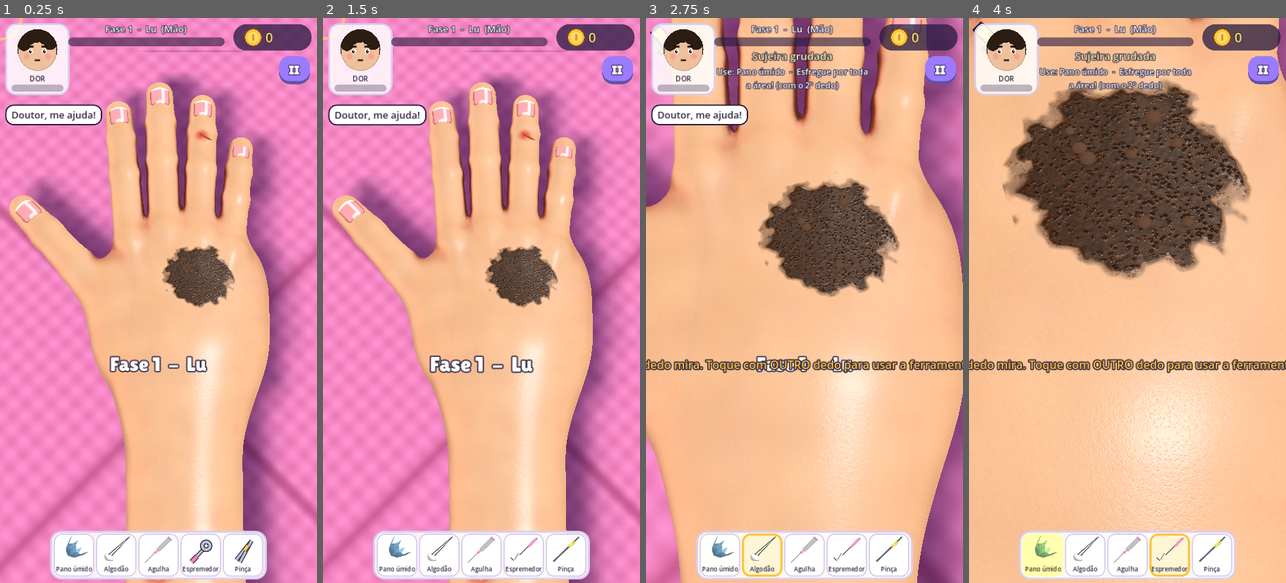
Above: before the commit, frames 1-4 (left to right).
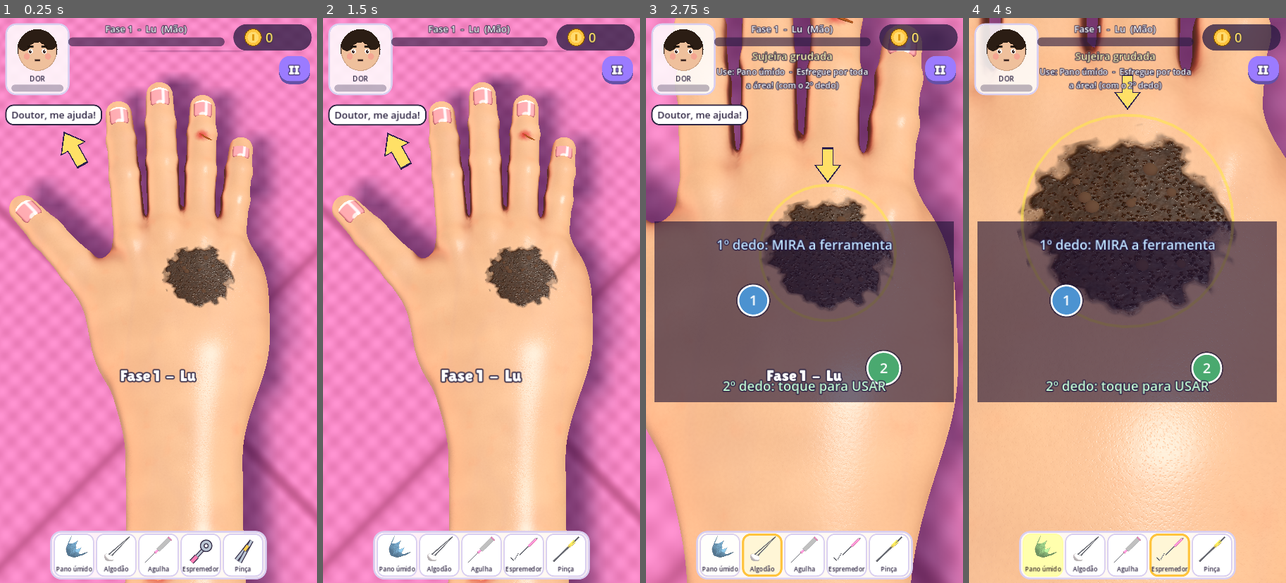
Above: after the commit, the same moments.

Repository: RenanSantosF/Game-Body-Care-ASMR
Game: Godot game, scene res://scenes/game.tscn
Two runs of this game, one before a commit and one after it. Both use one fixed random seed, a clock stepped at 60 frames per second and the inputs below. This scene is started directly instead of the project's main scene.
Inputs:
- Up to frame 1 (0.25 s): no input
- Up to frame 2 (1.5 s): click "II" at 0.5 s; click "Reiniciar" at 1.25 s
- Up to frame 3 (2.75 s): click "Algodão" at 2 s
- Up to frame 4 (4 s): click "Agulha" at 2.75 s; click "Espremedor" at 3.5 s

The runs differ from the first frame. In frame 1, 1.2% of the frame differs, in the area x 0-66%, y 0-65%; in frame 2, 1.3%; in frame 3, 39%; in frame 4, 45%, in the area x 0-100%, y 0-100%.

Commit message:
Corrige zoom no problema certo, curativo e limpeza do machucado; treinador dos dois dedos
- Câmera mira na altura real do problema (na perna o zoom caía na pele vazia)
- Machucado: algodão mede o sangue removido e estanca; curativo sempre aparece
  (inclusive na bolha) e fica por cima
- Treinador dos dois dedos: mini-tutorial nas primeiras fases e aviso grande
  'TOQUE AQUI COM OUTRO DEDO' quando o jogador mira sem usar; marcadores 1/2
- Animação da ferramenta (algodão esfregando etc.) só com o segundo dedo
- Avisos com quebra de linha dentro da tela

Co-Authored-By: Claude Opus 5.5 <noreply@anthropic.com>
Claude-Session: https://claude.ai/code/session_018FqBizrxeCYspsa3TYxQyo

Diff:
--- a/scripts/fxmap.gd
+++ b/scripts/fxmap.gd
@@ -18,6 +18,7 @@
 var bleed := 0.0             # intensidade do sangramento
 var down := Vector2(0, 1)    # direção "morro abaixo" em pixels
 var _last := Vector2(-999, -999)
+var wiped := 0.0             # algodão pressionando estanca o sangue
 
 func _init() -> void:
 	img = Image.create(SIZE, SIZE, false, Image.FORMAT_RGBA8)
@@ -103,16 +104,17 @@
 	var p := to_px(uv) - Vector2(px, px) * 0.5
 	wmask.blend_rect(b, Rect2i(0, 0, px, px), Vector2i(p))
 	wdirty = true
-	bleed *= 0.985
+	wiped = 1.0
+	bleed *= 0.95
 
 func blood_total() -> float:
 	var s := 0.0
-	for j in 12:
-		for i in 12:
-			var x := int((i + 0.5) / 12.0 * SIZE)
-			var y := int((j + 0.5) / 12.0 * SIZE)
+	for j in 32:
+		for i in 32:
+			var x := int((i + 0.5) / 32.0 * SIZE)
+			var y := int((j + 0.5) / 32.0 * SIZE)
 			s += img.get_pixel(x, y).g * (1.0 - wmask.get_pixel(x, y).r)
-	return s / 144.0
+	return s / 1024.0
 
 ## Sangue brota em gotinhas ao longo do corte e às vezes escorre
 func step(dt: float) -> void:
@@ -124,7 +126,8 @@
 		if randf() < dt * 1.6 * bleed and drips.size() < 4:
 			var q2: Vector2 = cut_pts[randi() % cut_pts.size()]
 			drips.append([q2, (down + Vector2(randf_range(-0.4, 0.4), randf_range(-0.4, 0.4))).normalized(), randf_range(6.0, 16.0)])
-		bleed = maxf(0.15, bleed - dt * 0.03)
+		wiped = maxf(0.0, wiped - dt)
+		bleed = maxf(0.0 if wiped > 0.0 else 0.15, bleed - dt * (0.4 if wiped > 0.0 else 0.03))
 	for d in drips:
 		# escorre devagar, serpenteando, e termina numa gota
 		var nd: Vector2 = d[1] + Vector2(randf_range(-0.25, 0.25), randf_range(-0.25, 0.25))
--- a/scripts/game.gd
+++ b/scripts/game.gd
@@ -72,6 +72,9 @@
 var tool_vel := Vector3.ZERO
 var guide: GuideArrow
 var pending_focus := false
+var coach: TwoFingerCoach
+var aim_still := 0.0
+var coached := false
 
 var hud: CanvasLayer
 var hud_root: Control
@@ -236,7 +239,7 @@
 	_focus_on(_first_problem())
 	input_ok = true
 	if level <= 2:
-		_toast("1 dedo mira. Toque com OUTRO dedo para usar a ferramenta.", UIKit.YELLOW, 26, 3.2)
+		coach.intro()
 	_update_labels()
 
 func _first_problem() -> Problem:
@@ -315,7 +318,7 @@
 	var d := clampf(0.6 + p.focus_radius() * 2.6, 0.92, 1.6)
 	# um pouco acima do centro da tela por causa da barra de ferramentas
 	var look := target - CAM_UP * d * 0.12
-	look.y = 0.0
+	look.y = target.y
 	look.x = maxf(look.x, -2.2 + d * 0.62)
 	_move_cam(_cam_pos_for(look, d), look)
 	_update_labels()
@@ -332,6 +335,27 @@
 		if not p.done and p.id == "sujeira":
 			return p
 	return _nearest(from)
+
+## Ensina os dois dedos: aparece quando o jogador mira mas não usa o 2º dedo
+func _update_coach(delta: float) -> void:
+	if coach == null:
+		return
+	coach.aim = _screen_from_work(last_pos) if pressing else Vector2(-1, -1)
+	coach.action = touches[trig_touch] if trig_touch >= 0 and touches.has(trig_touch) else Vector2(-1, -1)
+	if pressing and not triggering and active != null:
+		aim_still += delta
+	else:
+		aim_still = 0.0
+	var need := aim_still > (0.6 if not coached else 1.4)
+	if need and not coach.showing:
+		coach.show_hint(active.tool() if active else selected)
+	elif (triggering or not pressing) and coach.showing:
+		coach.hide_hint()
+		if triggering:
+			coached = true
+
+func _screen_from_work(p: Vector2) -> Vector2:
+	return p - TOOL_OFFSET if tool_touch >= 0 else p
 
 func _update_guide() -> void:
 	if guide == null:
@@ -404,6 +428,7 @@
 					a.pull(amt)
 	frame_pull = 0.0
 	_update_guide()
+	_update_coach(delta)
 	_update_tool_model()
 	_update_deform(delta)
 	_update_hint_glow()
@@ -540,7 +565,7 @@
 	var dist := cam.global_position.distance_to(pos)
 	tool_model.global_basis = Basis(x, y, z).scaled(Vector3.ONE * clampf(dist / 1.3, 0.6, 2.5))
 	tool_model.grip = triggering
-	tool_model.set_active(active != null, active.mech() if active else -1)
+	tool_model.set_active(active != null and triggering, active.mech() if active else -1)
 
 # =================================================================== entrada
 
@@ -1290,6 +1315,8 @@
 	guide = GuideArrow.new()
 	hud_root.add_child(guide)
 	hud_root.move_child(guide, 0)
+	coach = TwoFingerCoach.new()
+	hud_root.add_child(coach)
 
 	var bar_panel := PanelContainer.new()
 	var sb := UIKit.style(Color(1, 1, 1, 0.88), 24, 4, Color("d9cff0"))
@@ -1425,12 +1452,16 @@
 	tw.tween_property(bp, "modulate:a", 0.0, 0.3)
 
 func _toast(text: String, color := Color.WHITE, size := 40, dur := 1.0) -> void:
-	var l := UIKit.label(text, size, color, 10)
-	l.set_anchors_preset(Control.PRESET_CENTER)
-	l.grow_horizontal = Control.GROW_DIRECTION_BOTH
-	l.grow_vertical = Control.GROW_DIRECTION_BOTH
+	var l := UIKit.label(text, mini(size, 36), color, 10)
+	l.autowrap_mode = TextServer.AUTOWRAP_WORD_SMART
+	l.anchor_left = 0.0
+	l.anchor_right = 1.0
+	l.anchor_top = 0.5
+	l.anchor_bottom = 0.5
+	l.offset_left = 30
+	l.offset_right = -30
 	l.offset_top = 110
-	l.offset_bottom = 180
+	l.offset_bottom = 230
 	hud_root.add_child(l)
 	await get_tree().process_frame
 	if not is_instance_valid(l):
--- a/scripts/guide_arrow.gd
+++ b/scripts/guide_arrow.gd
@@ -39,6 +39,7 @@
 	draw_colored_polygon(head, col)
 
 func _draw() -> void:
+	var size := get_viewport_rect().size
 	var r := Rect2(Vector2(MARGIN, MARGIN + 150), size - Vector2(MARGIN * 2, MARGIN * 2 + 400)).abs()
 	if r.size.x < 10.0 or r.size.y < 10.0:
 		return
--- a/scripts/problem.gd
+++ b/scripts/problem.gd
@@ -72,6 +72,7 @@
 var cut_host: Node3D              # onde a lâmina corta neste problema
 var guide_uv := PackedVector2Array()
 var wet := 0.0
+var blood_peak := 0.0
 
 static var _tube_mats := {}
 
@@ -136,6 +137,24 @@
 				fx.wipe(host_uv(h, wpos), brush_r / _host_half(h) * FxMap.SIZE * 0.5, 0.25 * speed)
 	var a := amount()
 	var target := _rub_target()
+	if id == "machucado" and tool() == "algodao" and cut_host:
+		var fx: FxMap = cut_host.get_meta("fx")
+		var b := fx.blood_total()
+		blood_peak = maxf(blood_peak, b)
+		var pr := 0.0
+		if blood_peak > 0.0015:
+			pr = clampf((1.0 - b / blood_peak) / 0.88, 0.0, 1.0)
+		else:
+			# quase sem sangue: ainda precisa esfregar um pouco
+			pr = clampf(progress + px / 350.0, 0.0, 1.0)
+		var g0 := maxf(0.0, pr - progress)
+		progress = maxf(progress, pr)
+		if progress >= 0.985:
+			progress = 1.0
+		_visual()
+		if progress >= 1.0:
+			_complete_stage()
+		return g0
 	if a <= 1.0 and target != null:
 		var cov := _paint(target, wpos, brush_r, 0.3 * speed)
 		# precisa limpar de verdade a área toda (cobertura ponderada >= 92%)
@@ -464,6 +483,8 @@
 
 ## Curativo adesivo de verdade: fita perfurada + gaze, colado acompanhando a pele
 func _bandage(w: float, l: float, at := Vector3.INF, along := Vector3.INF) -> void:
+	if n.has("bandage"):
+		return
 	var c := global_position if at == Vector3.INF else at
 	var fwd := global_basis.z if along == Vector3.INF else along
 	fwd.y = 0.0
@@ -1252,6 +1273,16 @@
 				n["blood"] = _lesion(L_BLOOD, size * 0.95, Vector2.ZERO, true, 0.009)
 
 func _on_stage_end(s: int) -> void:
+	if def["stages"][s][0] == "curativo" and not n.has("bandage"):
+		if nail.is_empty():
+			_bandage(maxf(size * 2.4, 0.11), maxf(size * 1.5, 0.07))
+		else:
+			_nail_bandage()
+		_on_stage_end_rest(s)
+		return
+	_on_stage_end_rest(s)
+
+func _on_stage_end_rest(s: int) -> void:
 	# antisséptico estanca o sangramento
 	if def["stages"][s][0] == "algodao":
 		for h in fx_hosts:
--- /dev/null
+++ b/scripts/two_finger_coach.gd
@@ -0,0 +1,85 @@
+class_name TwoFingerCoach
+extends Control
+## Ensina e mostra os dois dedos: "1" mira (azul), "2" usa (verde).
+
+const VERB := {"pinca": "fechar a pinça", "espremedor": "apertar", "agulha": "furar",
+	"spray": "borrifar", "curativo": "colar o curativo", "algodao": "limpar",
+	"pano": "limpar", "bisturi": "cortar", "alicate": "cortar", "lamina": "raspar",
+	"raspador": "raspar", "lixa": "lixar", "pomada": "passar a pomada"}
+
+var aim := Vector2(-1, -1)
+var action := Vector2(-1, -1)
+var showing := false
+var tool_id := ""
+var t := 0.0
+var intro_t := 0.0
+var alpha := 0.0
+
+func _ready() -> void:
+	mouse_filter = Control.MOUSE_FILTER_IGNORE
+	set_anchors_preset(Control.PRESET_FULL_RECT)
+
+func show_hint(tool: String) -> void:
+	showing = true
+	tool_id = tool
+	t = 0.0
+
+func hide_hint() -> void:
+	showing = false
+
+func intro() -> void:
+	intro_t = 4.5
+
+func _process(delta: float) -> void:
+	t += delta
+	intro_t = maxf(0.0, intro_t - delta)
+	alpha = move_toward(alpha, 1.0 if (showing or intro_t > 0.0) else 0.0, delta * 4.0)
+	queue_redraw()
+
+func _finger(p: Vector2, label: String, col: Color, r := 34.0) -> void:
+	draw_circle(p, r + 5, Color(0.1, 0.07, 0.2, 0.55))
+	draw_circle(p, r, Color(col, 0.75))
+	draw_arc(p, r, 0, TAU, 32, Color.WHITE, 3.0, true)
+	var f := get_theme_default_font()
+	draw_string(f, p + Vector2(-9, 11), label, HORIZONTAL_ALIGNMENT_CENTER, -1, 32, Color.WHITE)
+
+func _text(p: Vector2, s: String, size: int, col := Color.WHITE) -> void:
+	var f := get_theme_default_font()
+	var w := f.get_string_size(s, HORIZONTAL_ALIGNMENT_LEFT, -1, size).x
+	var vw := get_viewport_rect().size.x
+	var pos := Vector2(clampf(p.x - w * 0.5, 16, vw - w - 16), p.y)
+	draw_string_outline(f, pos, s, HORIZONTAL_ALIGNMENT_LEFT, -1, size, 8, Color(0.15, 0.1, 0.25))
+	draw_string(f, pos, s, HORIZONTAL_ALIGNMENT_LEFT, -1, size, col)
+
+func _draw() -> void:
+	var size := get_viewport_rect().size
+	# marcadores dos dedos reais
+	if aim.x >= 0:
+		draw_arc(aim, 26, 0, TAU, 28, Color(0.35, 0.7, 1.0, 0.8), 4.0, true)
+	if action.x >= 0:
+		draw_arc(action, 40 + sin(t * 10.0) * 4.0, 0, TAU, 32, Color(0.3, 0.9, 0.5, 0.9), 6.0, true)
+	if alpha <= 0.01:
+		return
+	var a := alpha
+	var tap := Vector2(size.x * 0.75, size.y * 0.62)
+	modulate.a = 1.0
+	if intro_t > 0.0 and not showing:
+		# mini-tutorial: dedo 1 mira, dedo 2 toca
+		var c := Vector2(size.x * 0.33, size.y * 0.5)
+		draw_rect(Rect2(Vector2(20, size.y * 0.36), Vector2(size.x - 40, size.y * 0.32)), Color(0.1, 0.06, 0.2, 0.6 * a), true)
+		_finger(c + Vector2(sin(t * 2.0) * 20.0, 0), "1", Color("4fb3ff"))
+		var pulse := 0.5 + 0.5 * sin(t * 6.0)
+		_finger(tap, "2", Color("4cd07d"), 30.0 + pulse * 8.0)
+		_text(Vector2(size.x * 0.5, size.y * 0.41), "1º dedo: MIRA a ferramenta", 30, Color("bfe3ff"))
+		_text(Vector2(size.x * 0.5, size.y * 0.66), "2º dedo: toque para USAR", 30, Color("c6ffd6"))
+		return
+	if showing:
+		var pulse2 := 0.5 + 0.5 * sin(t * 7.0)
+		draw_arc(tap, 60 + pulse2 * 18.0, 0, TAU, 40, Color(0.3, 0.95, 0.5, 0.5 * a), 8.0, true)
+		_finger(tap, "2", Color("4cd07d"), 36.0 + pulse2 * 6.0)
+		if aim.x >= 0:
+			# setinha do dedo 1 até onde tocar com o 2
+			var d := (tap - aim).normalized()
+			draw_line(aim + d * 40.0, tap - d * 50.0, Color(1, 1, 1, 0.6 * a), 4.0, true)
+		_text(Vector2(tap.x, tap.y - 90), "TOQUE AQUI COM OUTRO DEDO", 28, Color("fff3b0"))
+		_text(Vector2(tap.x, tap.y + 90), "para %s (sem soltar o 1º)" % VERB.get(tool_id, "usar"), 24)
--- /dev/null
+++ b/tests/bandage_shot.gd
@@ -0,0 +1,31 @@
+extends Node
+# (dev) treinador dos dois dedos + curativo colado
+func _ready() -> void:
+	var out := OS.get_environment("OUT")
+	for tl in Defs.TOOL_ORDER:
+		GameData.owned[tl] = 1
+	GameData.set_meta("lab_problems", ["bolha"])
+	GameData.set_meta("lab_part", "mao")
+	GameData.current_level = 2
+	var g = load("res://scenes/game.tscn").instantiate()
+	add_child(g)
+	var runner = load("res://tests/test_runner.gd").new()
+	add_child(runner)
+	await get_tree().create_timer(3.5).timeout
+	var p: Problem = g.problems[0]
+	g._select_tool("agulha")
+	var c: Vector2 = g.cam.unproject_position(p.center())
+	g._press(c)
+	await get_tree().create_timer(1.6).timeout
+	await _shot(out + "/coach.png")
+	g._release()
+	while not p.done:
+		g._select_tool(p.tool())
+		await runner.solve(g, p)
+	await get_tree().create_timer(1.5).timeout
+	await _shot(out + "/curativo.png")
+	get_tree().quit()
+
+func _shot(path: String) -> void:
+	await RenderingServer.frame_post_draw
+	get_viewport().get_texture().get_image().save_png(path)
--- /dev/null
+++ b/tests/bandage_shot.tscn
@@ -0,0 +1,6 @@
+[gd_scene load_steps=2 format=3]
+
+[ext_resource type="Script" path="res://tests/bandage_shot.gd" id="1"]
+
+[node name="B" type="Node"]
+script = ExtResource("1")
Not shown, changed: export_presets.cfg
